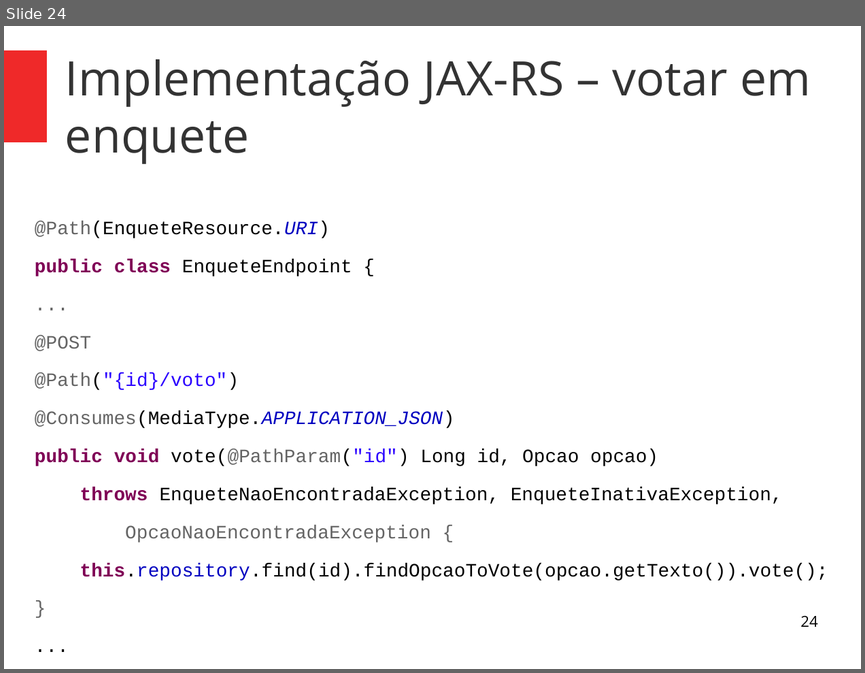
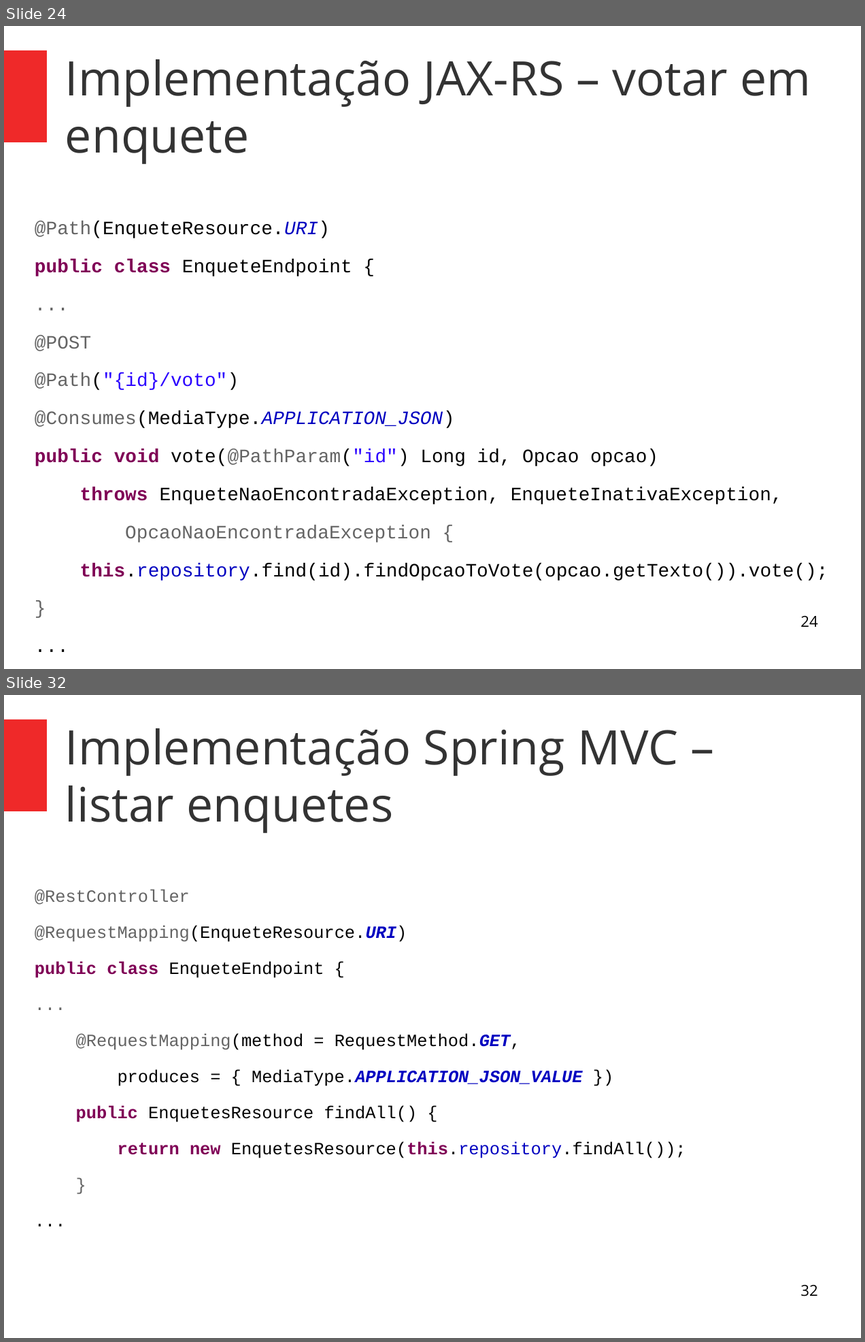
Before and after one commit to alexandrefvb/restful-webservices-workshop, a slide deck: apresentacao/parte2-pratica.odp. Shown one above the other, each under a label of ours: slide 24 before the commit, slides 24 and 32 after it; the slides between them are not shown. The pictures are 865x673 and 865x1342 pixels, drawn with LibreOffice and Linux fonts; fonts in the diff are those of the drawing. Boxes give left, top, right and bottom in pixels: in the first picture for what was removed or moved away, otherwise in the second. Text is boxed around its words. In the diff, an @@ line names an element or a change of style, - is before the commit and + after.

Commit message:
Apresentacao parte 2 - Spring MVC

```diff
--- a/apresentacao/parte2-pratica.odp
+++ b/apresentacao/parte2-pratica.odp
@@ slide 32 added at [4, 695, 861, 1338], background #FFFFFF; not listed: 1 template element that a slide beside it also shows @@
@@ title added at [65, 728, 678, 833], 44 pt, text #333333 @@
+Implementação Spring MVC – listar enquetes
@@ text added at [35, 889, 686, 1158], 16 pt, text #000000 @@
+@RestController
+@RequestMapping(EnqueteResource.URI)
+public class EnqueteEndpoint {
+...
+@RequestMapping(method = RequestMethod.GET,
+produces = { MediaType.APPLICATION_JSON_VALUE })
+public EnquetesResource findAll() {
+return new EnquetesResource(this.repository.findAll());
+}
+...
@@ page number added at [800, 1285, 817, 1296], 14 pt, text #000000 @@
+32
```
Also in this commit, not shown: 4 slides changed, 13 other slides added, 2 other files.
